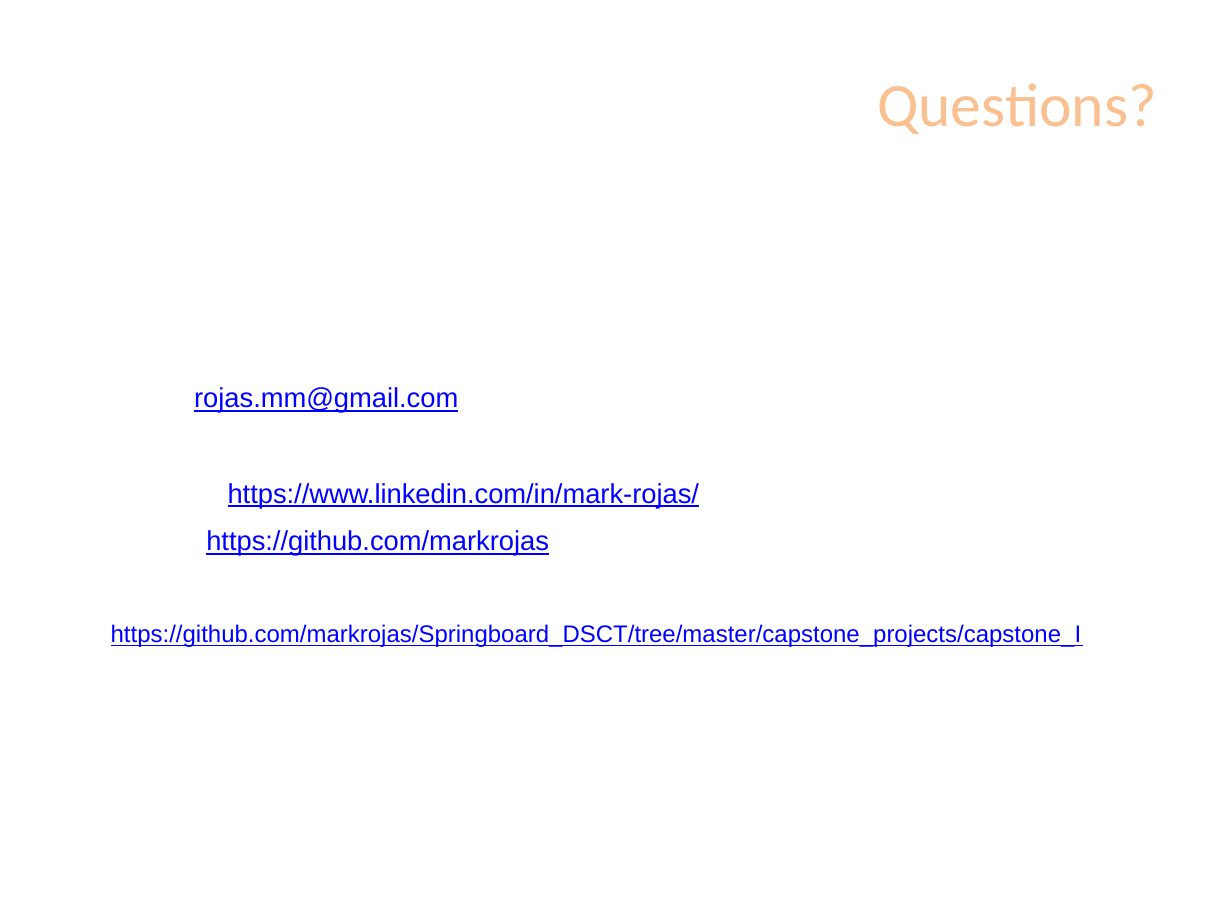
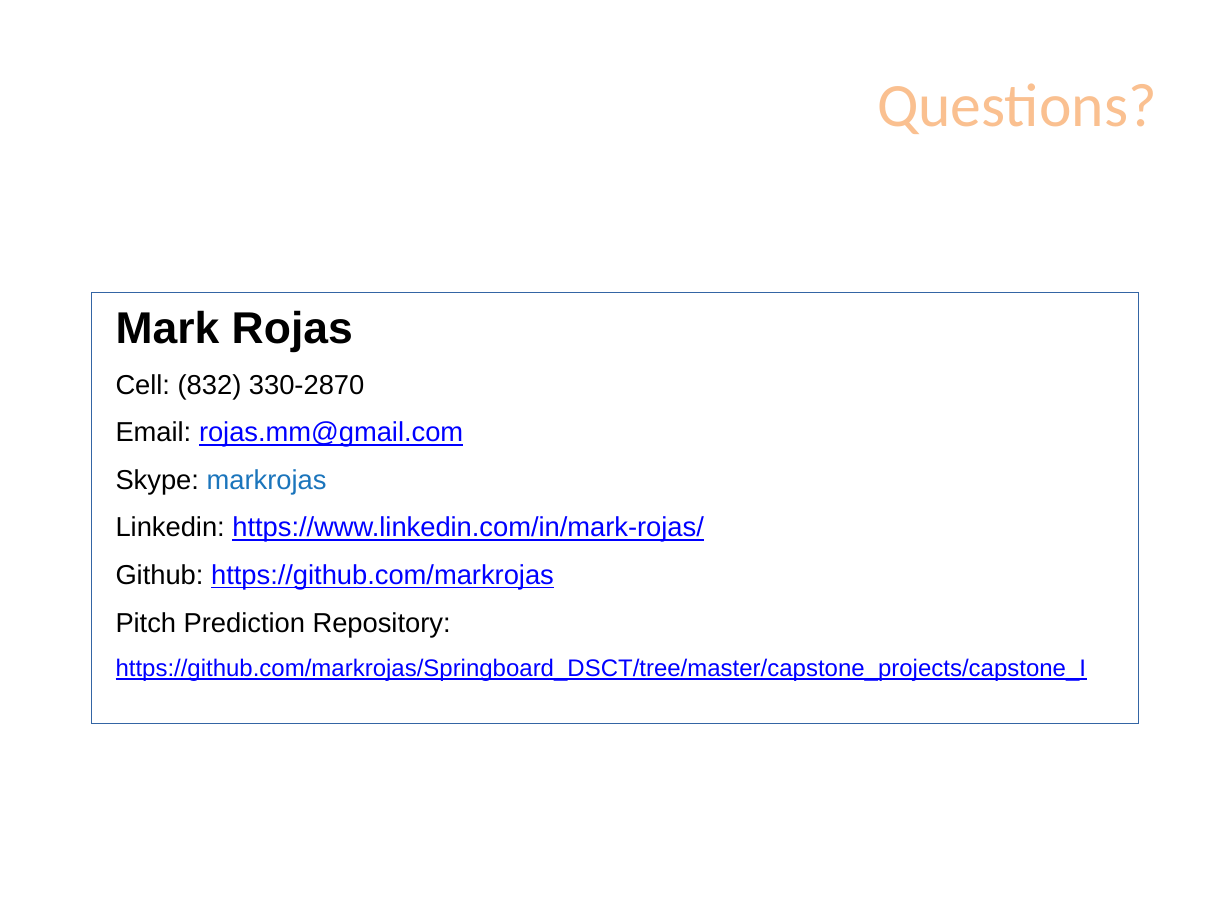
Before and after one commit to markrojas/Springboard_DSCT, a slide deck: slide 36 of capstone_projects/capstone_I/06_Capstone_I_Pitch_Prediction_Slidedeck.pptx. Drawn at 1232x924 pixels with LibreOffice and Linux fonts; fonts in the diff are those of the drawing; background and template pictures are left out. Boxes give left, top, right and bottom in pixels: in the first picture for what was removed or moved away, otherwise in the second. Text is boxed around its words. In the diff, an @@ line names an element or a change of style, - is before the commit and + after.

```diff
--- a/capstone_projects/capstone_I/06_Capstone_I_Pitch_Prediction_Slidedeck.pptx
+++ b/capstone_projects/capstone_I/06_Capstone_I_Pitch_Prediction_Slidedeck.pptx
@@ rectangle added at (x1=91, y1=293, x2=1138, y2=724), fill #FFFFFF, outline #3465A4 0.75 pt @@
@@ text "Mark Rojas" moved from (x1=111, y1=387, x2=1082, y2=647) to (x1=116, y1=310, x2=1087, y2=681) @@
@@ text at (x1=116, y1=310, x2=703, y2=637): text colour #FFFFFF to #000000 in "Mark Rojas", "Cell: (832) 330-2870", "Email:", "Skype:" and 3 more places; text colour #FFFFFF to #1B75BC in "markrojas" @@
```
Also in this commit, not shown: 20 other slides changed, 14 other files.
